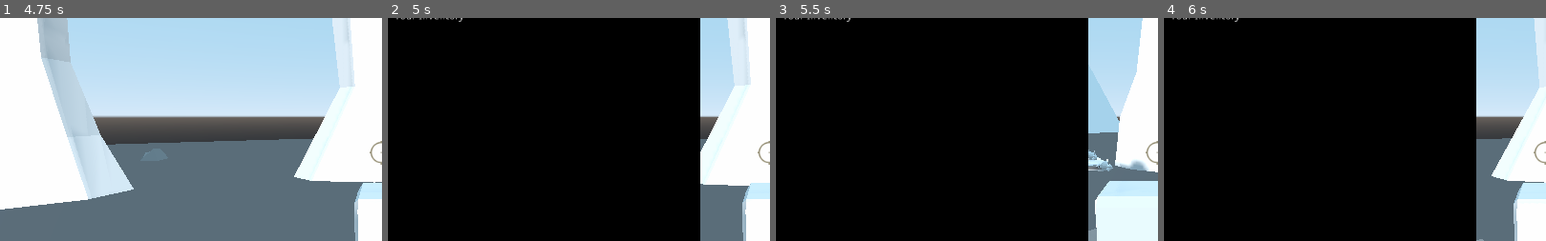
Above: before the commit, frames 1-4 (left to right).
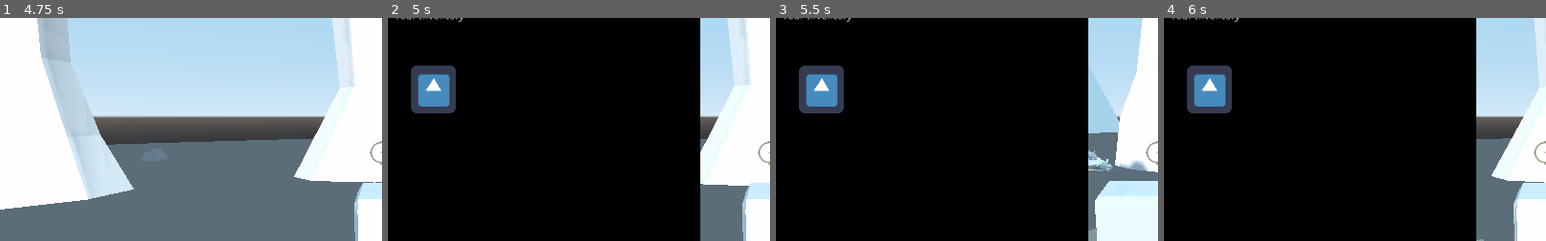
Above: after the commit, the same moments.

Repository: HelmetBugg/BioTank
Game: Godot game, scene res://Title.tscn
Two runs of this game, one before a commit and one after it. Both use one fixed random seed, a clock stepped at 60 frames per second and the inputs below. The engine's default icon, where the game draws it, is replaced by a stand-in: a white triangle on a blue panel in a dark square.
Inputs (mouse positions are % of the whole screen's width and height, from its top left):
- Up to frame 1 (4.75 s): click "START" at 0.5 s; tap Enter at 1.25 s; move the mouse to (55, 50) at 1.27 s; press the mouse at (55, 50) at 1.28 s; hold W (forward) from 1.28 s (still down); move the mouse to (45, 50) at 2.02 s; release the mouse at (45, 50) at 2.03 s; click (45, 50) at 2.1 s; move the mouse to (52, 48) at 2.77 s; press the mouse at (52, 48) at 2.78 s; move the mouse to (49, 52) at 3.52 s; release the mouse at (49, 52) at 3.53 s; click (49, 52) at 3.6 s; move the mouse to (57, 51) at 4.27 s; press the mouse at (57, 51) at 4.28 s
- Up to frame 2 (5 s): keep holding W (forward); tap Tab (inventory_toggle) at 4.9 s
- Up to frame 3 (5.5 s): release W (forward) at 5 s; release the mouse at (57, 51) at 5 s; drag from (20, 35) to (35, 25) at 5.02 s
- Up to frame 4 (6 s): tap Space at 5.75 s; move the mouse to (55, 50) at 5.77 s; press the mouse at (55, 50) at 5.78 s; hold S (reverse) from 5.78 s (still down)
The pictures show only the part of the screen within x 0-50%, y 3-53%; the shares and areas given below are measured in that part.

Frame 1 is identical in both runs. In frame 2, 2.5% of the frame differs, in the area x 6-18%, y 21-43%; in frame 3, 2.5%; in frame 4, 2.5%.

Commit message:
refactored a bit, started on player inventory clean up

Diff:
--- a/Player.gd
+++ b/Player.gd
@@ -10,6 +10,8 @@
 var killable = false
 var currentInRangeEnemy = null
 const item = preload("res://Item.tscn")
+var inventory = []
+
 
 func _ready():
 	$InventoryContainer.set_mouse_filter(Control.MOUSE_FILTER_IGNORE)
@@ -42,21 +44,40 @@
 		if raycast.is_colliding() and coll.has_method("kill"):
 			coll.kill()
 	if Input.is_action_just_pressed("inventory_toggle"):
-		if !$InventoryContainer.visible:
-			$InventoryContainer.visible = true
-			Input.set_mouse_mode(0);
-			Input.set_mouse_mode(Input.MOUSE_MODE_VISIBLE)
-		else:
-			$InventoryContainer.visible = false
-			Input.set_mouse_mode(Input.MOUSE_MODE_CAPTURED)
-		if enemyInventoryInRange and !currentInRangeEnemy == null:
-			displayEnemyInventory()
+		toggleInventory()
 	velocity.y = vy
 
 
+func toggleInventory():
+	# Open Inventory
+	if !$InventoryContainer.visible:
+		displayPlayerInventory()
+		$InventoryContainer.visible = true
+		Input.set_mouse_mode(0);
+		Input.set_mouse_mode(Input.MOUSE_MODE_VISIBLE)
+		if enemyInventoryInRange and !currentInRangeEnemy == null:
+			displayEnemyInventory()
+
+	# Close Inventory
+	else:
+		$InventoryContainer.visible = false
+		Input.set_mouse_mode(Input.MOUSE_MODE_CAPTURED)
+		closeInventory(self, $InventoryContainer/PlayerInventory/PlayerInventoryArea)
+		if enemyInventoryInRange and !currentInRangeEnemy == null:
+			closeInventory(currentInRangeEnemy.get_parent(), $InventoryContainer/EnemyInventory/InventoryArea)
+
+
+func displayPlayerInventory():
+	displayInventory(self.inventory)
+
+
 func displayEnemyInventory():
+	displayInventory(currentInRangeEnemy.get_parent().inventory)
+	$InventoryContainer/EnemyInventory.visible = !$InventoryContainer/EnemyInventory.visible
+
+
+func displayInventory(inventory):
 	var spawned_items = []
-	var inventory = currentInRangeEnemy.get_parent().inventory
 	var i = 0
 	while i < inventory.size():
 		spawned_items.push_back(item.instance())
@@ -65,7 +86,14 @@
 		spawned_items[i].position.y = 100
 		spawned_items[i].position.x = 50 + spawned_items[i].position.x + (50 * i)
 		i += 1
-	$InventoryContainer/EnemyInventory.visible = !$InventoryContainer/EnemyInventory.visible
+
+
+func closeInventory(owner, inventoryContainer):
+	owner.inventory.clear()
+	for item in inventoryContainer.get_overlapping_bodies():
+		if item.get_parent().get_node("Sprite"):
+			owner.inventory.push_back(item.get_parent().get_node("Sprite").texture)
+			item.queue_free()
 
 
 func kill():
@@ -74,12 +102,12 @@
 
 
 func _on_PlayerReach_area_entered(area):
-	if area.get_name() == 'EnemyRange':
+	if area.get_name() == 'EnemyRange' and area.get_parent().dead:
 		enemyInventoryInRange = true
 		currentInRangeEnemy = area
 
 
 func _on_PlayerReach_area_exited(area):
-	if area.get_name() == 'EnemyRange':
+	if area.get_name() == 'EnemyRange' and area.get_parent().dead:
 		enemyInventoryInRange = false
 		currentInRangeEnemy = null
--- a/Player.tscn
+++ b/Player.tscn
@@ -79,7 +79,6 @@
 script = ExtResource( 10 )
 
 [node name="ItemBody" type="KinematicBody2D" parent="InventoryContainer/PlayerInventory"]
-visible = false
 position = Vector2( 61, 114 )
 scale = Vector2( 0.52, 1 )
 z_index = 1
